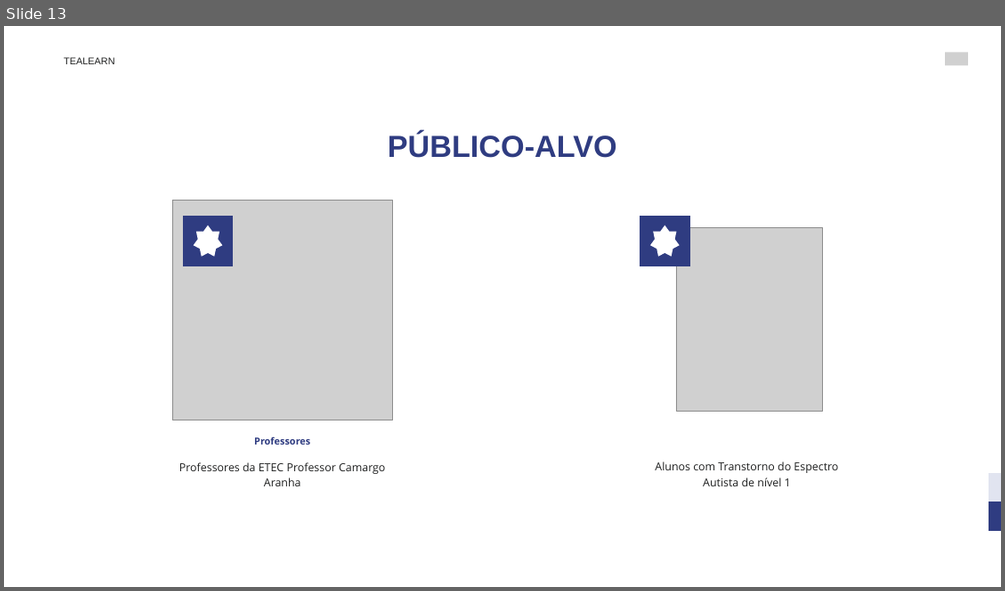
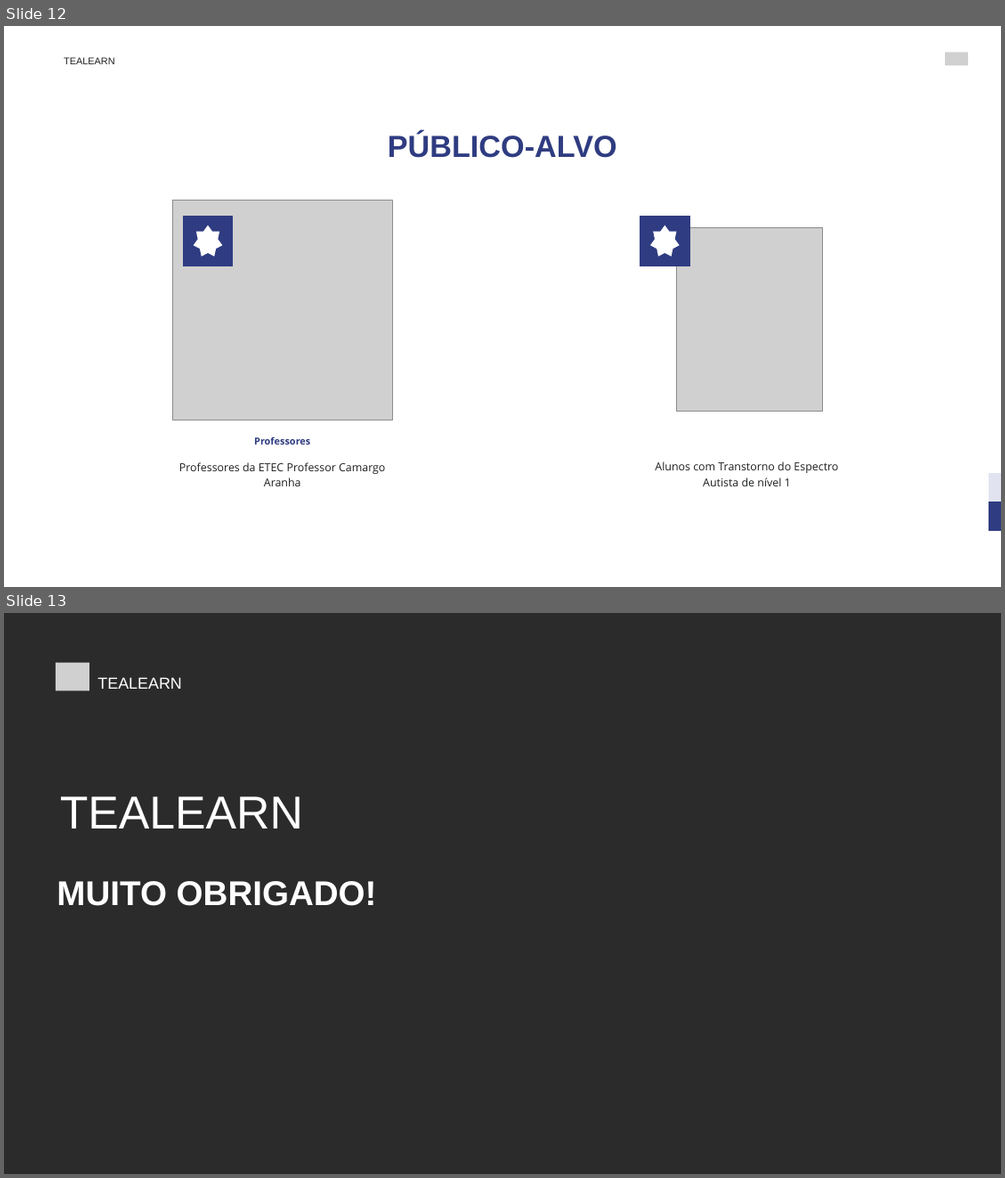
Before and after one commit to bessa2121/TCC, a slide deck: TeaLearn Educação Inclusiva com IA.pptx. Shown one above the other, each under a label of ours: slide 13 before the commit, slides 12 and 13 after it. The pictures are 1005x591 and 1005x1178 pixels, drawn with LibreOffice and Linux fonts; fonts in the diff are those of the drawing; grey boxes stand for pictures; background and template pictures are left out; a plain dark background stands for a picture behind light text. Boxes give left, top, right and bottom in pixels: in the first picture for what was removed or moved away, otherwise in the second. Text is boxed around its words. In the diff, an @@ line names an element or a change of style, - is before the commit and + after.

```diff
--- a/TeaLearn Educação Inclusiva com IA.pptx
+++ b/TeaLearn Educação Inclusiva com IA.pptx
@@ slide 13 added at [4,613,1001,1174], background picture (left out) @@
@@ picture added at [56,662,89,690] @@
@@ text added at [97,677,181,689], 23 pt, text #FFFFFF @@
+TEALEARN
@@ text added at [60,796,303,828], 66.6 pt, text #FFFFFF @@
+TEALEARN
@@ text added at [57,881,377,906], 49.6 pt, text #FFFFFF, bold @@
+MUITO OBRIGADO!
@@ what was slide 13 is now slide 12 @@
```
Also in this commit, not shown: 1 slide changed, 2 other slides added.
